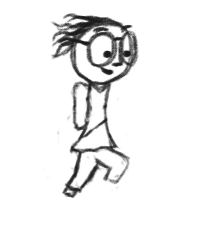
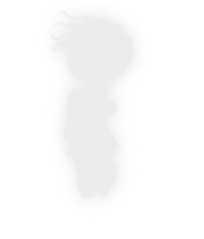
Layers edited between the first and the second (204, 239) image:
hid "Layer 33 copy 2", moved it into group "Group 9" over [43,15,139,199]
hid "Layer 35 copy 2", moved it into group "Group 9" over [50,13,138,195]
showed group "8" (1st of 2, in "moving3") (5 layers) over [43,4,146,210]
added group "Group 10" with 3 layers in group "8" over [43,4,146,210]
added layer "Layer 48 copy 2" in group "Group 10" over [43,4,146,210]
added layer "Layer 48 copy" in group "Group 10" over [43,4,146,210]
added layer "Layer 48" in group "Group 10" over [43,10,146,202]
hid group "Moving" (26 layers) over [52,72,137,202]
